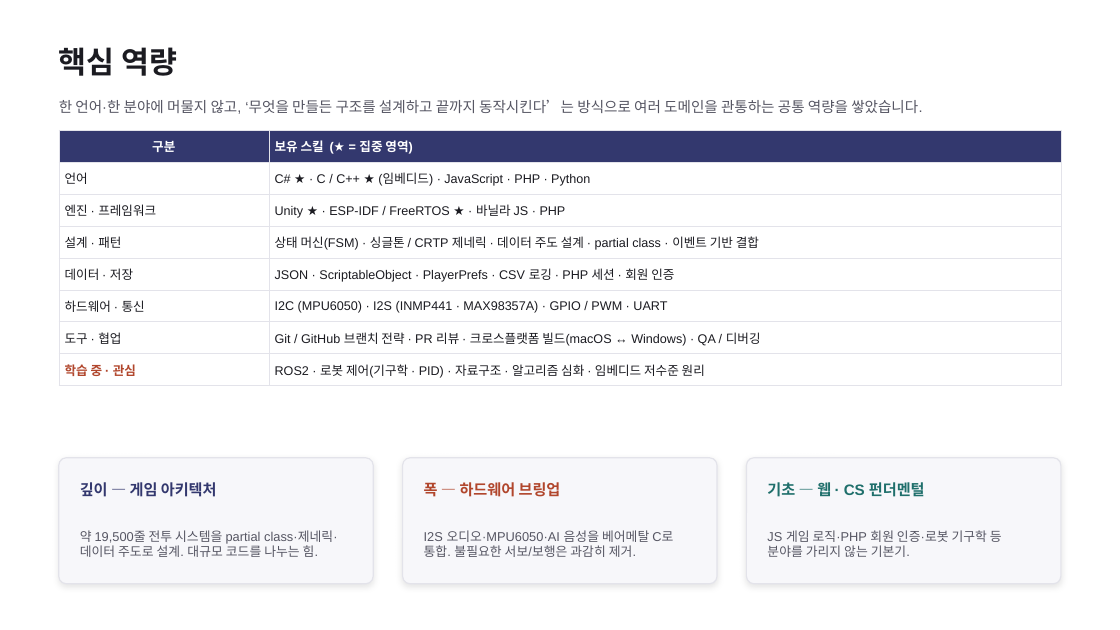
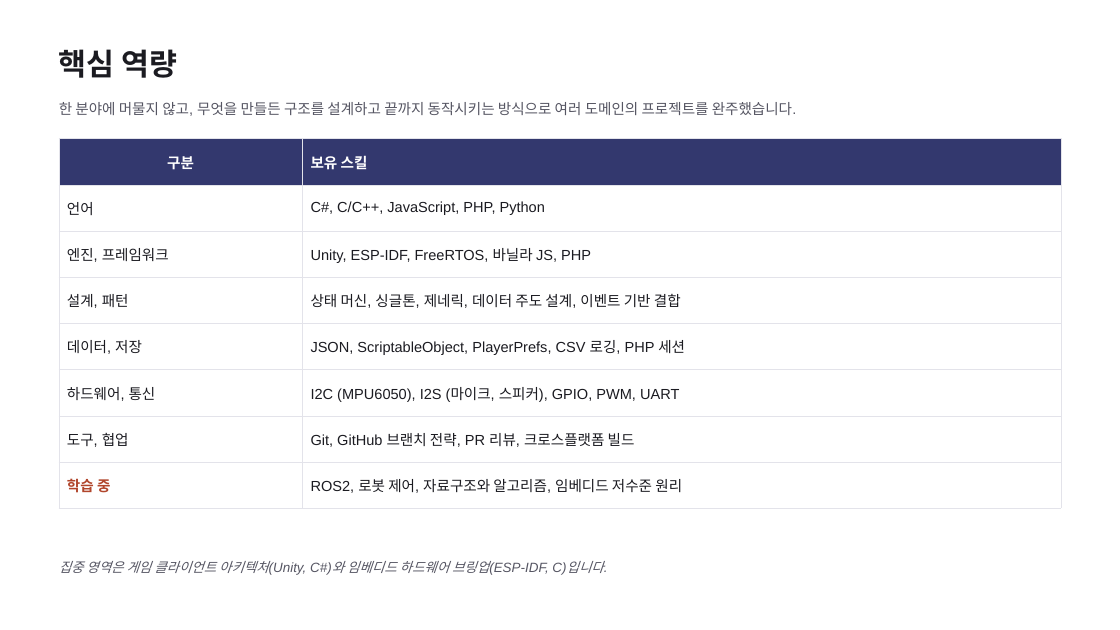
Before and after one commit to G0Sun9M0/portfolio, a slide deck: slide 2 of 고성모_포트폴리오_PPT.pptx. Drawn at 1120x630 pixels with LibreOffice and Linux fonts; fonts in the diff are those of the drawing. Boxes give left, top, right and bottom in pixels: in the first picture for what was removed or moved away, otherwise in the second. Text is boxed around its words. In the diff, an @@ line names an element or a change of style, - is before the commit and + after.

```diff
--- a/고성모_포트폴리오_PPT.pptx
+++ b/고성모_포트폴리오_PPT.pptx
@@ text at bbox=[59, 102, 797, 116]: text changed @@
-한 언어·한 분야에 머물지 않고, ‘무엇을 만들든 구조를 설계하고 끝까지 동작시킨다’는 방식으로 여러 도메인을 관통하는 공통 역량을 쌓았습니다.
+한 분야에 머물지 않고, 무엇을 만들든 구조를 설계하고 끝까지 동작시키는 방식으로 여러 도메인의 프로젝트를 완주했습니다.
@@ table at bbox=[59, 139, 1061, 497] @@
-row 1, column 2: 보유 스킬 (★ = 집중 영역)
+row 1, column 2: 보유 스킬
-row 2, column 2: C# ★ · C / C++ ★ (임베디드) · JavaScript · PHP · Python
+row 2, column 2: C#, C/C++, JavaScript, PHP, Python
-row 3, column 1: 엔진 · 프레임워크
+row 3, column 1: 엔진, 프레임워크
-row 3, column 2: Unity ★ · ESP-IDF / FreeRTOS ★ · 바닐라 JS · PHP
+row 3, column 2: Unity, ESP-IDF, FreeRTOS, 바닐라 JS, PHP
-row 4, column 1: 설계 · 패턴
+row 4, column 1: 설계, 패턴
-row 4, column 2: 상태 머신(FSM) · 싱글톤 / CRTP 제네릭 · 데이터 주도 설계 · partial class · 이벤트 기반 결합
+row 4, column 2: 상태 머신, 싱글톤, 제네릭, 데이터 주도 설계, 이벤트 기반 결합
-row 5, column 1: 데이터 · 저장
+row 5, column 1: 데이터, 저장
-row 5, column 2: JSON · ScriptableObject · PlayerPrefs · CSV 로깅 · PHP 세션 · 회원 인증
+row 5, column 2: JSON, ScriptableObject, PlayerPrefs, CSV 로깅, PHP 세션
-row 6, column 1: 하드웨어 · 통신
+row 6, column 1: 하드웨어, 통신
-row 6, column 2: I2C (MPU6050) · I2S (INMP441 · MAX98357A) · GPIO / PWM · UART
+row 6, column 2: I2C (MPU6050), I2S (마이크, 스피커), GPIO, PWM, UART
-row 7, column 1: 도구 · 협업
+row 7, column 1: 도구, 협업
-row 7, column 2: Git / GitHub 브랜치 전략 · PR 리뷰 · 크로스플랫폼 빌드(macOS ↔ Windows) · QA / 디버깅
+row 7, column 2: Git, GitHub 브랜치 전략, PR 리뷰, 크로스플랫폼 빌드
-row 8, column 1: 학습 중 · 관심
+row 8, column 1: 학습 중
-row 8, column 2: ROS2 · 로봇 제어(기구학 · PID) · 자료구조 · 알고리즘 심화 · 임베디드 저수준 원리
+row 8, column 2: ROS2, 로봇 제어, 자료구조와 알고리즘, 임베디드 저수준 원리
@@ size 10.8 to 12.5 pt in "구분", "언어" @@
@@ table: place and size @@
-table at bbox=[59, 130, 1061, 382]
+table at bbox=[59, 139, 1061, 497]
@@ rounded rectangle removed at bbox=[59, 458, 373, 584] @@
@@ rounded rectangle removed at bbox=[402, 458, 717, 584] @@
@@ rounded rectangle removed at bbox=[747, 458, 1061, 584] @@
@@ text removed at bbox=[80, 482, 217, 497] @@
-깊이 — 게임 아키텍처
@@ text removed at bbox=[424, 482, 561, 497] @@
-폭 — 하드웨어 브링업
@@ text removed at bbox=[767, 480, 925, 500] @@
-기초 — 웹 · CS 펀더멘털
@@ text removed at bbox=[80, 530, 338, 557] @@
-약 19,500줄 전투 시스템을 partial class·제네릭·데이터 주도로 설계. 대규모 코드를 나누는 힘.
@@ text removed at bbox=[424, 530, 673, 557] @@
-I2S 오디오·MPU6050·AI 음성을 베어메탈 C로 통합. 불필요한 서보/보행은 과감히 제거.
@@ text removed at bbox=[767, 530, 1002, 557] @@
-JS 게임 로직·PHP 회원 인증·로봇 기구학 등 분야를 가리지 않는 기본기.
@@ text added at bbox=[59, 561, 604, 575], 11.5 pt, text #565663, italic @@
+집중 영역은 게임 클라이언트 아키텍처(Unity, C#)와 임베디드 하드웨어 브링업(ESP-IDF, C)입니다.
```
Also in this commit, not shown: 5 other slides changed, 2 slides added, 5 slides removed, 1 other file.
